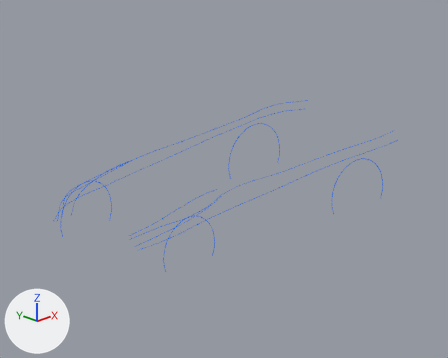
The Blender file tesla_surface_model.blend, before and after one commit.
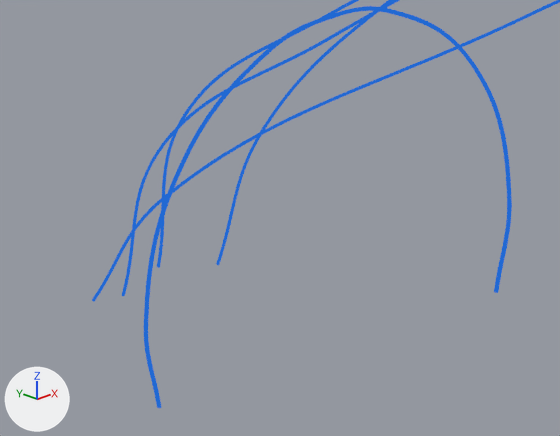
The first picture shows the older version from the file's camera 'CAM_3Q'. The close-ups show the older and then the newer version on the part from 9% to 26% of the width and 50% to 67% of the height of that picture. Only the edits that show in the close-ups are written down. Lighting does not change. The marker at lower left points along +X, +Y and +Z. The same objects are shown in both versions, whatever each file hides.

Objects in the first close-up: 'CAGE_ARCH_FRONT_R', 'CAGE_L02_HOOD_SHOULDER_R', 'CAGE_L03_FRONT_FENDER_CROWN_R', 'CAGE_L05_BELT_R', 'CAGE_L06_SHOULDER_CHARACTER_R'.
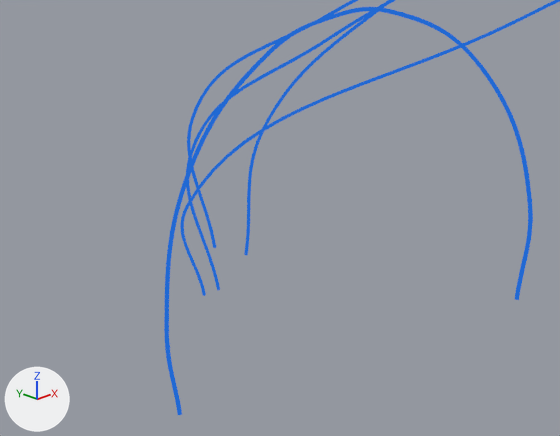
Where the change shows, as pixel boxes [x1, y1, x2, y2] in the close-ups (560 x 436 px):
'CAGE_ARCH_FRONT_R', reshaped: before [144, 6, 512, 408]; after [164, 7, 533, 415]
'CAGE_L06_SHOULDER_CHARACTER_R', reshaped: before [92, 0, 560, 302]; after [180, 0, 560, 296]
'CAGE_L05_BELT_R', reshaped: before [122, 0, 400, 296]; after [186, 0, 395, 290]
'CAGE_L03_FRONT_FENDER_CROWN_R', reshaped: before [157, 0, 359, 268]; after [187, 0, 358, 248]
'CAGE_L02_HOOD_SHOULDER_R', reshaped: before [216, 0, 393, 265]; after [244, 0, 393, 255]

Edits to the bpy script that builds the scene:
```text
Change cu_cage_l02_hood_shoulder_r:
    where _sp = cu_cage_l02_hood_shoulder_r.splines.new('BEZIER'); _sp.bezier_points.add(4)
    remove _sp.bezier_points.foreach_set('co', [-2.276, 0.53, 0.681, -1.987, 0.7, 0.825, -1.581, 0.77, 0.956, -1.189, 0.78, 1.028, -0.907, 0.78, 1.041])
    remove _sp.bezier_points.foreach_set('handle_left', [-2.388, 0.464, 0.625, -2.112, 0.655, 0.775, -1.744, 0.754, 0.915, -1.344, 0.778, 1.01, -1.017, 0.78, 1.036])
    remove _sp.bezier_points.foreach_set('handle_right', [-2.163, 0.596, 0.737, -1.839, 0.754, 0.885, -1.431, 0.785, 0.994, -1.079, 0.781, 1.041, -0.797, 0.78, 1.046])
    add _sp.bezier_points.foreach_set('co', [-2.204, 0.53, 0.681, -1.987, 0.7, 0.825, -1.581, 0.77, 0.956, -1.189, 0.78, 1.028, -0.907, 0.78, 1.041])
    add _sp.bezier_points.foreach_set('handle_left', [-2.288, 0.464, 0.625, -2.09, 0.656, 0.777, -1.744, 0.754, 0.915, -1.344, 0.778, 1.01, -1.017, 0.78, 1.036])
    add _sp.bezier_points.foreach_set('handle_right', [-2.119, 0.596, 0.737, -1.845, 0.762, 0.892, -1.431, 0.785, 0.994, -1.079, 0.781, 1.041, -0.797, 0.78, 1.046])
Change cu_cage_l03_front_fender_crown_r:
    where _sp = cu_cage_l03_front_fender_crown_r.splines.new('BEZIER'); _sp.bezier_points.add(4)
    remove _sp.bezier_points.foreach_set('co', [-2.348, 0.61, 0.674, -2.04, 0.85, 0.825, -1.581, 0.94, 0.877, -1.189, 0.92, 0.93, -0.894, 0.86, 0.995])
    remove _sp.bezier_points.foreach_set('handle_left', [-2.468, 0.516, 0.616, -2.184, 0.785, 0.785, -1.763, 0.927, 0.855, -1.34, 0.939, 0.903, -1.009, 0.883, 0.97])
    remove _sp.bezier_points.foreach_set('handle_right', [-2.227, 0.704, 0.733, -1.877, 0.923, 0.87, -1.428, 0.951, 0.896, -1.071, 0.905, 0.951, -0.779, 0.837, 1.021])
    add _sp.bezier_points.foreach_set('co', [-2.204, 0.61, 0.674, -2.04, 0.83, 0.825, -1.581, 0.94, 0.877, -1.189, 0.92, 0.93, -0.894, 0.86, 0.995])
    add _sp.bezier_points.foreach_set('handle_left', [-2.267, 0.524, 0.616, -2.138, 0.768, 0.786, -1.764, 0.923, 0.855, -1.34, 0.939, 0.903, -1.009, 0.883, 0.97])
    add _sp.bezier_points.foreach_set('handle_right', [-2.14, 0.696, 0.733, -1.891, 0.923, 0.884, -1.428, 0.954, 0.896, -1.071, 0.905, 0.951, -0.779, 0.837, 1.021])
Change cu_cage_l05_belt_r:
    where _sp = cu_cage_l05_belt_r.splines.new('BEZIER'); _sp.bezier_points.add(8)
    remove _sp.bezier_points.foreach_set('co', [-2.348, 0.7, 0.596, -2.033, 0.91, 0.753, -1.581, 0.94, 0.832, -1.058, 0.9, 0.936, -0.828, 0.86, 0.995, 0.252, 0.87, 1.022, 1.195, 0.88, 1.048, 1.876, 0.91, 1.061, 2.335, 0.8, 1.028])
    remove _sp.bezier_points.foreach_set('handle_left', [-2.47, 0.618, 0.535, -2.179, 0.862, 0.707, -1.758, 0.941, 0.799, -1.26, 0.925, 0.89, -0.921, 0.867, 0.983, -0.17, 0.866, 1.011, 0.827, 0.87, 1.039, 1.611, 0.935, 1.068, 2.156, 0.843, 1.041])
    remove _sp.bezier_points.foreach_set('handle_right', [-2.225, 0.782, 0.657, -1.87, 0.964, 0.805, -1.376, 0.939, 0.87, -0.967, 0.889, 0.957, -0.412, 0.826, 1.053, 0.62, 0.874, 1.031, 1.461, 0.887, 1.054, 2.06, 0.892, 1.056, 2.513, 0.757, 1.015])
    add _sp.bezier_points.foreach_set('co', [-2.204, 0.6, 0.596, -2.033, 0.84, 0.753, -1.581, 0.94, 0.832, -1.058, 0.9, 0.936, -0.828, 0.86, 0.995, 0.252, 0.87, 1.022, 1.195, 0.88, 1.048, 1.876, 0.91, 1.061, 2.335, 0.58, 1.028])
    add _sp.bezier_points.foreach_set('handle_left', [-2.27, 0.506, 0.535, -2.137, 0.775, 0.708, -1.761, 0.927, 0.798, -1.26, 0.925, 0.89, -0.921, 0.867, 0.983, -0.17, 0.866, 1.011, 0.827, 0.87, 1.039, 1.621, 0.986, 1.066, 2.156, 0.709, 1.041])
    add _sp.bezier_points.foreach_set('handle_right', [-2.137, 0.694, 0.657, -1.888, 0.932, 0.816, -1.376, 0.955, 0.87, -0.967, 0.889, 0.957, -0.412, 0.826, 1.053, 0.62, 0.874, 1.031, 1.461, 0.887, 1.054, 2.088, 0.847, 1.056, 2.513, 0.451, 1.015])
Change cu_cage_l06_shoulder_character_r:
    where _sp = cu_cage_l06_shoulder_character_r.splines.new('BEZIER'); _sp.bezier_points.add(6)
    remove _sp.bezier_points.foreach_set('co', [-2.354, 0.77, 0.57, -2.033, 0.91, 0.648, -1.117, 0.92, 0.753, -0.00982, 0.926, 0.838, 1.031, 0.93, 0.917, 1.955, 0.93, 0.93, 2.348, 0.84, 0.897])
    remove _sp.bezier_points.foreach_set('handle_left', [-2.479, 0.715, 0.539, -2.168, 0.881, 0.625, -1.475, 0.917, 0.719, -0.442, 0.924, 0.805, 0.624, 0.929, 0.899, 1.597, 0.97, 0.942, 2.194, 0.875, 0.91])
    remove _sp.bezier_points.foreach_set('handle_right', [-2.229, 0.825, 0.6, -1.686, 0.984, 0.709, -0.685, 0.924, 0.794, 0.397, 0.928, 0.869, 1.392, 0.931, 0.933, 2.112, 0.912, 0.925, 2.501, 0.805, 0.884])
    add _sp.bezier_points.foreach_set('co', [-2.19, 0.65, 0.57, -2.033, 0.85, 0.648, -1.117, 0.92, 0.753, -0.00982, 0.926, 0.838, 1.031, 0.93, 0.917, 1.955, 0.93, 0.93, 2.348, 0.55, 0.897])
    add _sp.bezier_points.foreach_set('handle_left', [-2.252, 0.572, 0.539, -2.123, 0.803, 0.625, -1.476, 0.905, 0.719, -0.442, 0.924, 0.805, 0.624, 0.929, 0.899, 1.621, 1.065, 0.939, 2.194, 0.698, 0.91])
    add _sp.bezier_points.foreach_set('handle_right', [-2.129, 0.728, 0.6, -1.721, 1.013, 0.729, -0.685, 0.938, 0.794, 0.397, 0.928, 0.869, 1.392, 0.931, 0.933, 2.153, 0.85, 0.925, 2.501, 0.402, 0.884])
Change cu_cage_arch_front_r:
    where _sp = cu_cage_arch_front_r.splines.new('BEZIER'); _sp.bezier_points.add(8)
    remove _sp.bezier_points.foreach_set('co', [-1.15, 0.943, 0.232, -1.116, 0.943, 0.406, -1.201, 0.943, 0.673, -1.422, 0.943, 0.843, -1.581, 0.943, 0.871, -1.74, 0.943, 0.843, -1.962, 0.943, 0.673, -2.046, 0.943, 0.406, -2.013, 0.943, 0.232])
    remove _sp.bezier_points.foreach_set('handle_left', [-1.164, 0.943, 0.164, -1.113, 0.943, 0.337, -1.138, 0.943, 0.583, -1.322, 0.943, 0.799, -1.518, 0.943, 0.871, -1.683, 0.943, 0.868, -1.9, 0.943, 0.762, -2.04, 0.943, 0.515, -2.026, 0.943, 0.3])
    remove _sp.bezier_points.foreach_set('handle_right', [-1.137, 0.943, 0.3, -1.123, 0.943, 0.515, -1.263, 0.943, 0.762, -1.48, 0.943, 0.868, -1.644, 0.943, 0.871, -1.84, 0.943, 0.799, -2.025, 0.943, 0.583, -2.05, 0.943, 0.337, -1.999, 0.943, 0.164])
    add _sp.bezier_points.foreach_set('co', [-1.15, 0.89, 0.232, -1.116, 0.89, 0.406, -1.201, 0.919, 0.673, -1.422, 0.938, 0.843, -1.581, 0.941, 0.871, -1.74, 0.938, 0.843, -1.962, 0.919, 0.673, -2.046, 0.89, 0.406, -2.013, 0.89, 0.232])
    add _sp.bezier_points.foreach_set('handle_left', [-1.164, 0.89, 0.164, -1.113, 0.886, 0.337, -1.138, 0.909, 0.583, -1.322, 0.933, 0.799, -1.518, 0.941, 0.871, -1.683, 0.941, 0.868, -1.9, 0.929, 0.762, -2.04, 0.896, 0.515, -2.026, 0.89, 0.3])
    add _sp.bezier_points.foreach_set('handle_right', [-1.137, 0.89, 0.3, -1.123, 0.896, 0.515, -1.263, 0.929, 0.762, -1.48, 0.941, 0.868, -1.645, 0.941, 0.871, -1.841, 0.933, 0.799, -2.025, 0.909, 0.583, -2.05, 0.886, 0.337, -1.999, 0.89, 0.164])
```
